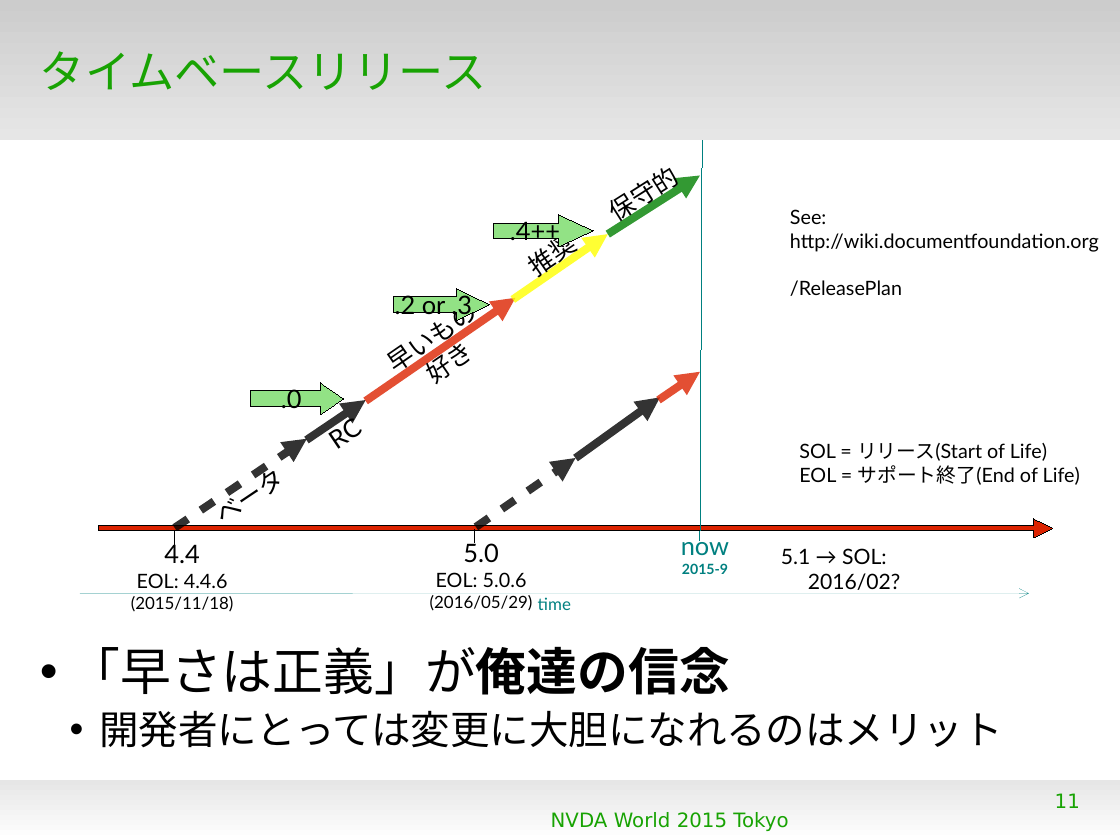
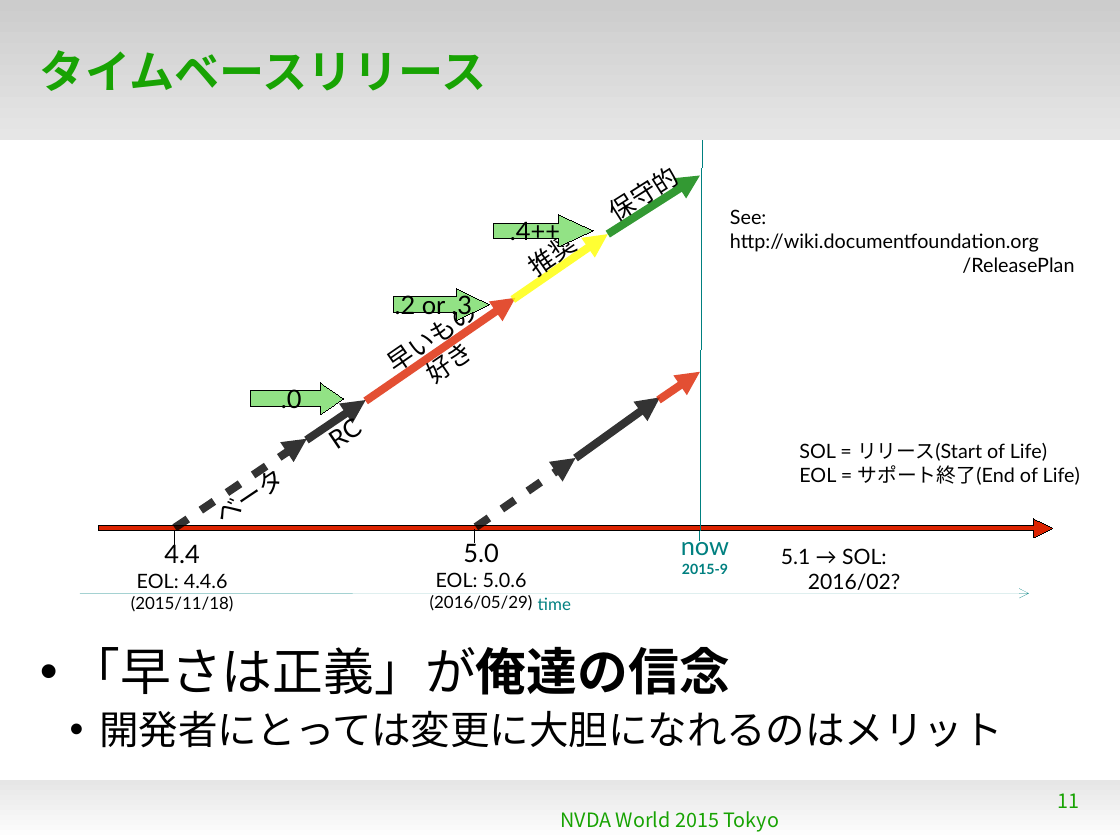
Before and after one commit to naruoga/KantoLibreOffice, a slide deck: slide 11 of others/NVDAworld2015.odp. Drawn at 1120x840 pixels with LibreOffice and Linux fonts; fonts in the diff are those of the drawing; background and template pictures are left out. Boxes give left, top, right and bottom in pixels: in the first picture for what was removed or moved away, otherwise in the second. Text is boxed around its words. In the diff, an @@ line names an element or a change of style, - is before the commit and + after.

```diff
--- a/others/NVDAworld2015.odp
+++ b/others/NVDAworld2015.odp
@@ title "タイムベースリリース" at [40, 50, 486, 91]: font DejaVu Sans to Noto Sans CJK JP, bold on @@
@@ text "See:" rewrapped from [790, 209, 1099, 296] to [730, 209, 1074, 273] @@
@@ text "NVDA World 2015 Tokyo" at [560, 811, 780, 832]: font DejaVu Sans to Noto Sans CJK JP @@
@@ page number at [1058, 793, 1080, 808]: font DejaVu Sans to Noto Sans CJK JP @@
```
Also in this commit, not shown: 23 other slides changed.
